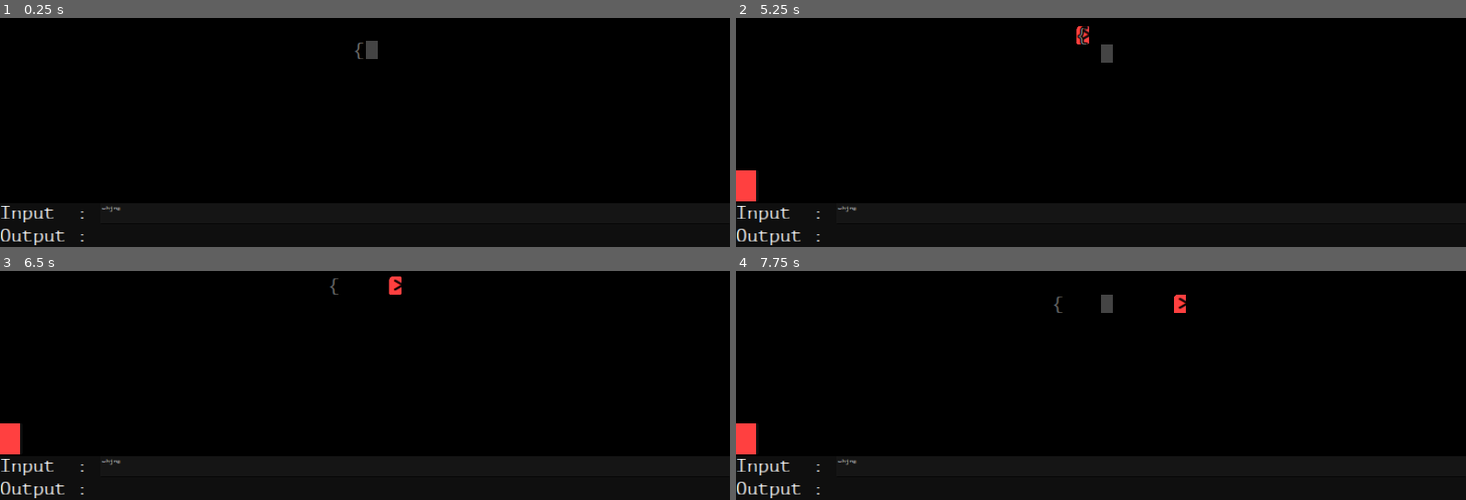
Above: before the commit, frames 1-4 (two rows, left to right).
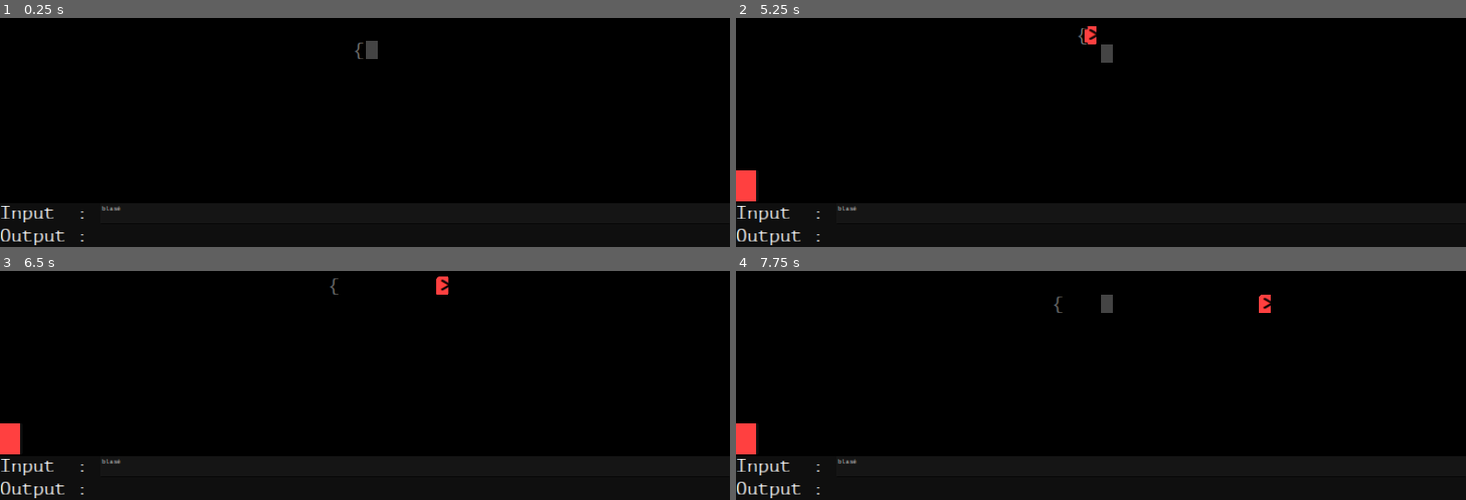
Above: after the commit, the same moments.

Repository: jacksonavery/harada1000
Game: Godot game, scene res://root.tscn
Same seed, same stepped clock (60 frames per second), same inputs: the game is played once before the commit and once after it.
Inputs:
- Up to frame 1 (0.25 s): no input
- Up to frame 2 (5.25 s): tap Enter at 0.5 s; hold Right 0.53-1.28 s; hold Down 1.28-2.03 s; hold Right 2.03-2.78 s; hold Up 2.78-3.53 s; hold Left 3.53-5.03 s; tap Escape at 4.15 s; tap F5 (start) at 5 s; hold Down from 5.03 s (still down)
- Up to frame 3 (6.5 s): release Down at 5.78 s; hold Right from 5.78 s (still down)
- Up to frame 4 (7.75 s): release Right at 6.53 s; hold Up 6.53-7.28 s; hold Right from 7.28 s (still down)

The runs differ from the first frame. In frame 1, less than 0.1% of the frame differs, in the area x 13-17%, y 82-85%; in frame 2, 0.2%; in frame 3, 0.3%, in the area x 13-62%, y 2-85%; in frame 4, 0.3%.
Error before the commit: Cannot call method 'release_focus' on a null value. (res://map_manager.gd:68)

Commit message:
parens now write to the first avaliable space

Diff:
--- a/map_manager.gd
+++ b/map_manager.gd
@@ -65,7 +65,9 @@
 				indicator.force_flash()
 
 		if event.keycode == KEY_ESCAPE:
-			get_viewport().gui_get_focus_owner().release_focus()
+			var own = get_viewport().gui_get_focus_owner()
+			if own:
+				own.release_focus()
 
 func _process(delta: float) -> void:
 	# start and stop occur on the start of a frame
--- a/operator.gd
+++ b/operator.gd
@@ -133,9 +133,17 @@
 			pushi(int(input_label.get_next()))
 		# save and load to map
 		"(":
-			tile_holder.operator_place_tile(pos + rotate_vec2i(dir, -1), popi())
+			var dir = rotate_vec2i(dir, -1)
+			var offs = 1
+			while(tile_holder.operator_read_tile(pos + dir * offs) != 0):
+				offs += 1
+			tile_holder.operator_place_tile.operator_place_tile(pos + dir * offs, popi())
 		")":
-			tile_holder.operator_place_tile(pos + rotate_vec2i(dir, 1), popi())
+			var dir = rotate_vec2i(dir, 1)
+			var offs = 1
+			while(tile_holder.operator_read_tile(pos + dir * offs) != 0):
+				offs += 1
+			tile_holder.operator_place_tile(pos + dir * offs, popi())
 		"[":
 			pushi(tile_holder.operator_read_tile(pos + rotate_vec2i(dir, -1)))
 		"]":
--- a/root.tscn
+++ b/root.tscn
@@ -20,7 +20,7 @@
 [node name="Operators" type="Node2D" parent="Node2D/Tiles"]
 
 [node name="Timer" type="Timer" parent="Node2D/Tiles"]
-wait_time = 0.25
+wait_time = 0.15
 
 [node name="Indicator" type="ColorRect" parent="Node2D/Tiles"]
 anchors_preset = 8
@@ -98,7 +98,7 @@
 [node name="InputLabel" type="TextEdit" parent="Node2D/Camera2D/Control/HBoxContainer/OutputGrader/VBoxContainer/HBoxContainer2/InputLabels"]
 layout_mode = 2
 size_flags_horizontal = 3
-text = "whjne"
+text = "blasé"
 
 [node name="HBoxContainer3" type="HBoxContainer" parent="Node2D/Camera2D/Control/HBoxContainer/OutputGrader/VBoxContainer"]
 visible = false
